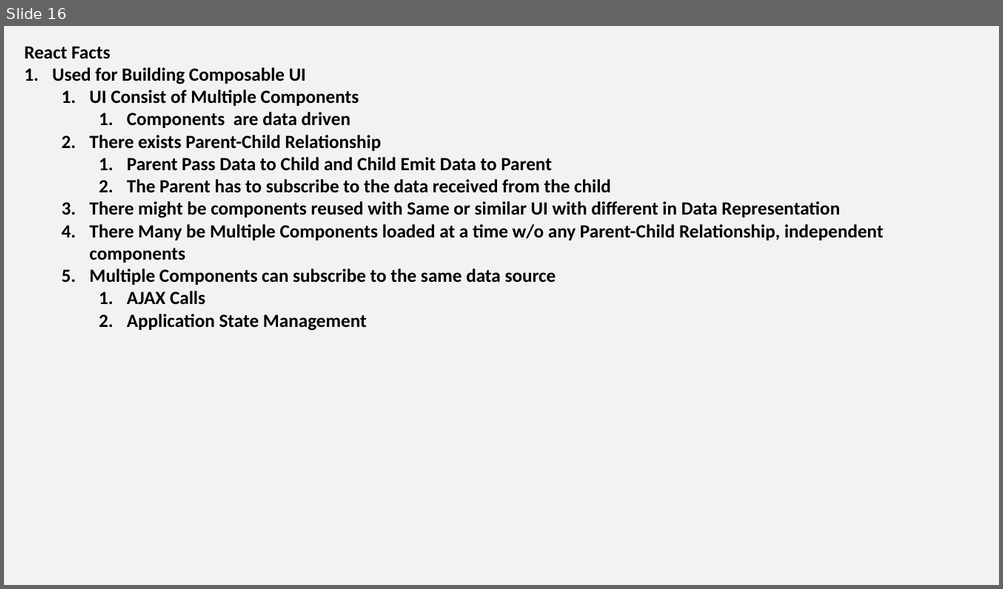
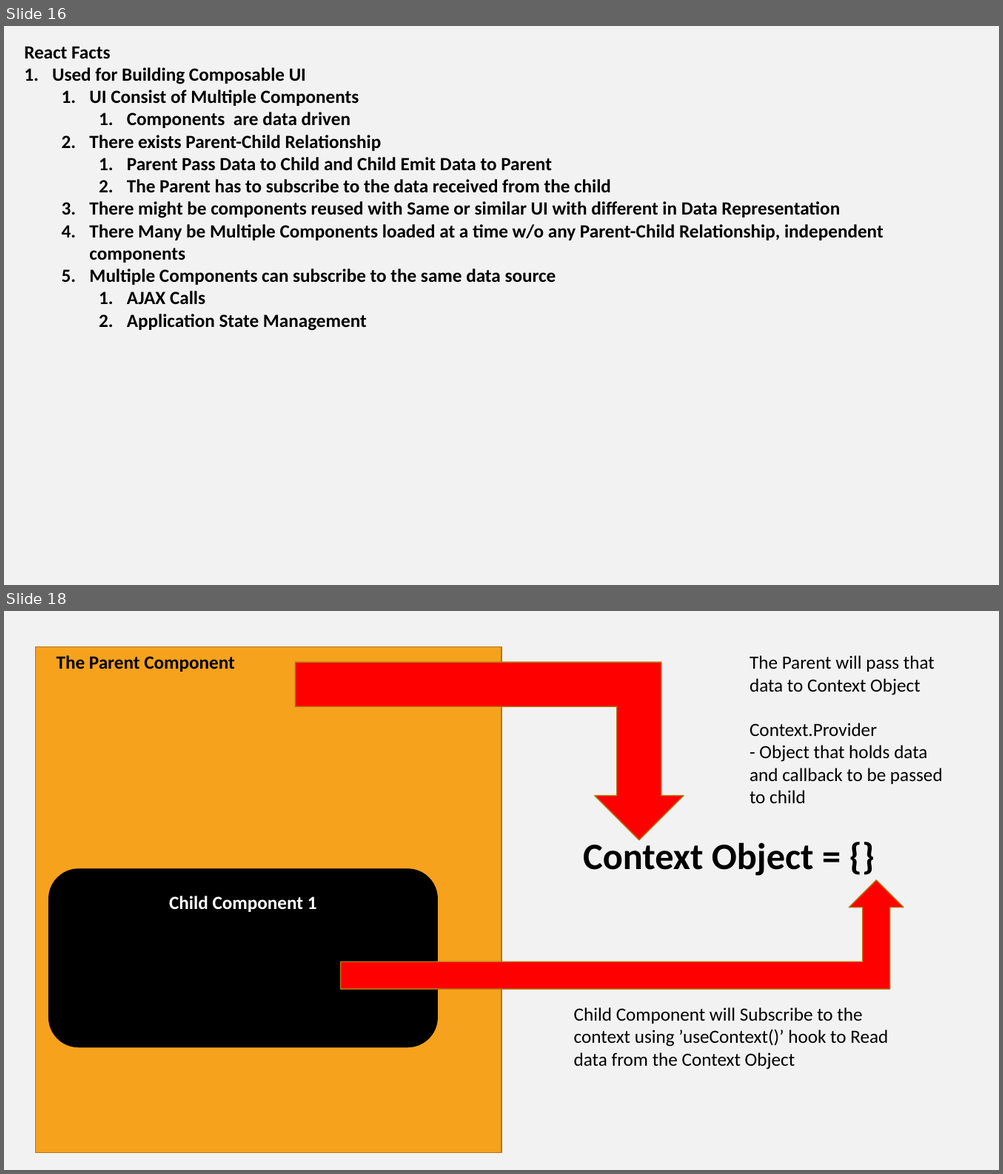
Before and after one commit to Vanshika3003/blazeclan_training, a slide deck: training_images.pptx. Shown one above the other, each under a label of ours: slide 16 before the commit, slides 16 and 18 after it; the slides between them are not shown. The pictures are 1003x589 and 1003x1174 pixels, drawn with LibreOffice and Linux fonts; fonts in the diff are those of the drawing. Boxes give left, top, right and bottom in pixels: in the first picture for what was removed or moved away, otherwise in the second. Text is boxed around its words. In the diff, an @@ line names an element or a change of style, - is before the commit and + after.

```diff
--- a/training_images.pptx
+++ b/training_images.pptx
@@ slide 18 added at (4,611,999,1170), background #F2F2F2 @@
@@ rectangle added at (35,647,502,1153), fill #F6A21D, outline #B67815 1 pt @@
@@ text added at (57,655,235,672), 18 pt, text #000000, bold @@
+The Parent Component
@@ bent up arrow added at (295,663,683,841), fill #FF0000, outline #B67815 1 pt @@
@@ text added at (749,655,942,803), 18 pt, text #000000 @@
+The Parent will pass that data to Context Object
+Context.Provider
+- Object that holds data and callback to be passed to child
@@ text added at (583,839,814,876), 36 pt, text #000000, bold @@
+Context Object = {}
@@ rounded rectangle added at (48,869,437,1048), fill #000000, outline #000000 1 pt, 18 pt, text #FFFFFF, bold @@
+Child Component 1
@@ bent up arrow added at (341,880,903,989), fill #FF0000, outline #B67815 1 pt @@
@@ text added at (574,1008,888,1070), 18 pt, text #000000 @@
+Child Component will Subscribe to the context using ’useContext()’ hook to Read data from the Context Object
```
Also in this commit, not shown: 1 other slide added, 9 other files.
